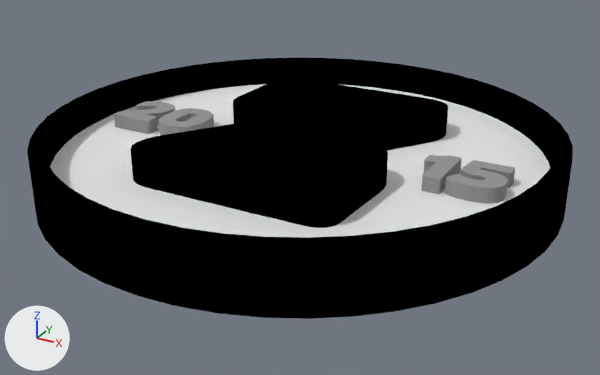
The Blender file events/zargcon/2015/zargcon_after_dark.blend: old version first, new version second.
Rendered twice from a camera (50 mm lens) standing at (0.0429, -0.0637, 0.0226) and looking at (0.0179, -0.0183, -0.0001). The axes (+X, +Y, +Z) are drawn at lower left. The lights are the same throughout.

Objects in the first picture: 'lower', 'middle', 'upper'.
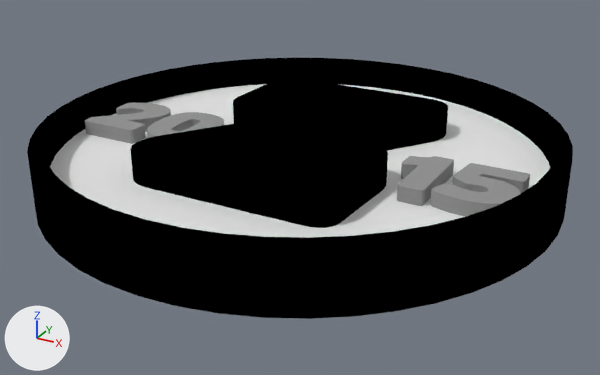
Changed parts and their boxes [x1, y1, x2, y2] in the pictures (600 x 375 px):
```json
{"object": "middle", "change": "reshaped", "before": [114, 101, 515, 204], "after": [85, 103, 530, 217], "on screen": "11% wider, 11% taller"}
```

Edits to the scene script, one JSON object a line:
```json
{"op": "add", "block": "me_mesh_001", "code": ["me_mesh_001 = bpy.data.meshes.new('Mesh.001')", "me_mesh_001.from_pydata(...)  # 4944 vertices, 3696 faces; spans x 0.002..0.033, y -0.0217..-0.0161, z -0.0015..0.0015", "me_mesh_001.materials.append(mat_svgmat_012)  # grey #959595"]}
{"op": "set", "path": "ob_middle", "old": "bpy.data.objects.new('middle', cu_path4224)", "new": "bpy.data.objects.new('middle', me_mesh_001)"}
```
